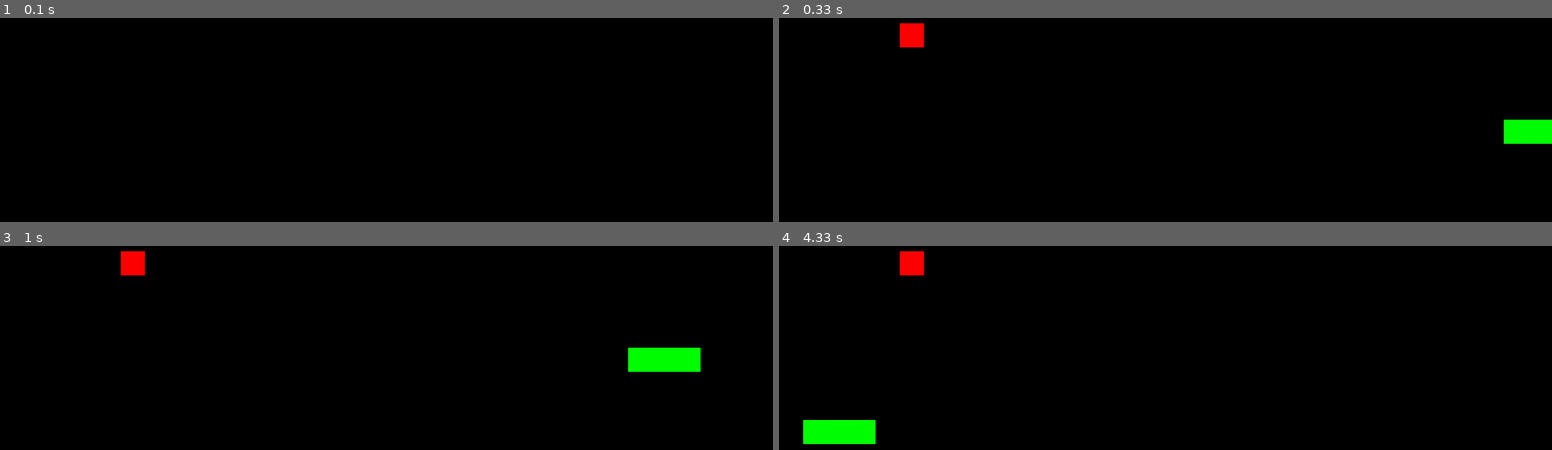
Above: before the commit, frames 1-4 (two rows, left to right).
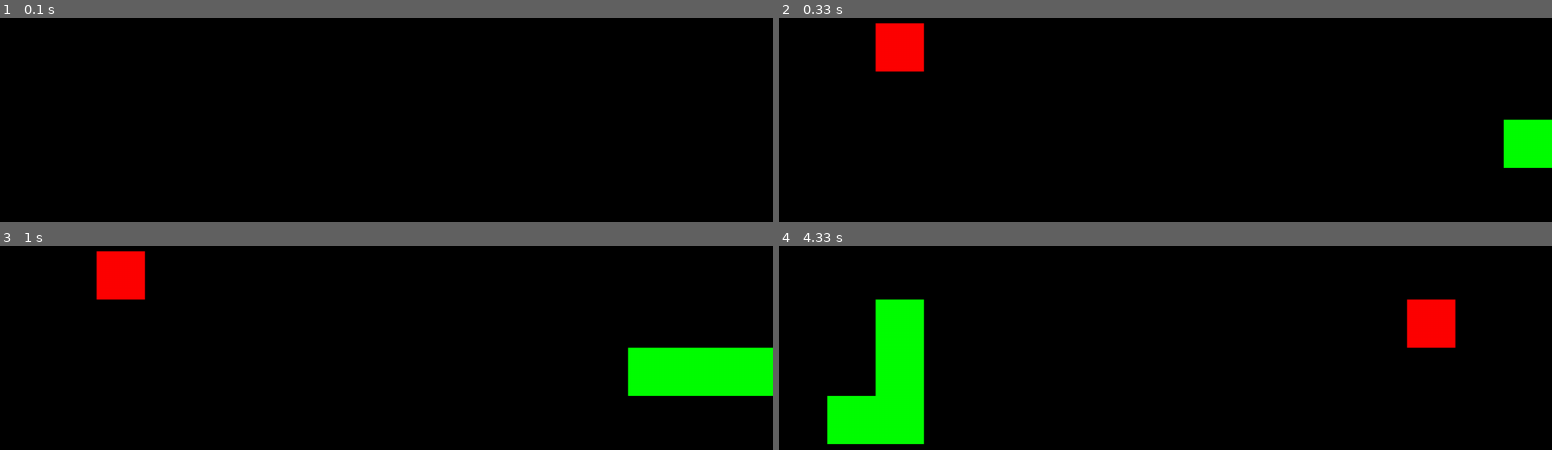
Above: after the commit, the same moments.

Repository: Necryl/pygame_snake_exercise
Game: pygame game, started from main.py
Two runs of this game, one before a commit and one after it. Both use one fixed random seed, a clock stepped at 60 frames per second and the inputs below.
Inputs:
- Up to frame 1 (0.1 s): no input
- Up to frame 2 (0.33 s): no input
- Up to frame 3 (1 s): hold Right 0.33-0.8 s; hold Up from 0.83 s (still down)
- Up to frame 4 (4.33 s): release Up at 1.3 s; hold Right 1.33-2 s; hold Down 2.83-3.67 s; hold Left from 3.7 s (still down)

Frame 1 is identical in both runs. In frame 2, 1.9% of the frame differs, in the area x 12-100%, y 2-74%; in frame 3, 4.5%; in frame 4, 7.6%, in the area x 3-88%, y 2-98%.

Commit message:
finally initiallized pyagme at the start

Diff:
--- a/main.py
+++ b/main.py
@@ -2,6 +2,7 @@
 import os
 from fractions import Fraction
 from random import randint
+pygame.init()
 pygame.mixer.init()
 
 snake_eat_sound = pygame.mixer.Sound(os.path.join('Assets', 'Biting Apple-SoundBible.mp3'))
@@ -20,7 +21,7 @@
 screen_size = (1280, 720)
 
 aspect_ratio = str(Fraction(screen_size[0], screen_size[1])).split("/")
-grid_scale = 2
+grid_scale = 1
 
 screen = pygame.display.set_mode(screen_size)
 pygame.display.set_caption("Snake eats apples??")
@@ -220,7 +221,7 @@
     snake_head.spawn()
 
     last_tick = pygame.time.get_ticks()
-    snake_speed = 150
+    snake_speed = 300
 
     while carry_on:
 
@@ -235,6 +236,7 @@
                 snake_eat_sound.play()
                 sound_eat = False
             if sound_hit == True:
+                pygame.mixer.stop
                 snake_hit_sound.play()
                 sound_hit = False
 
